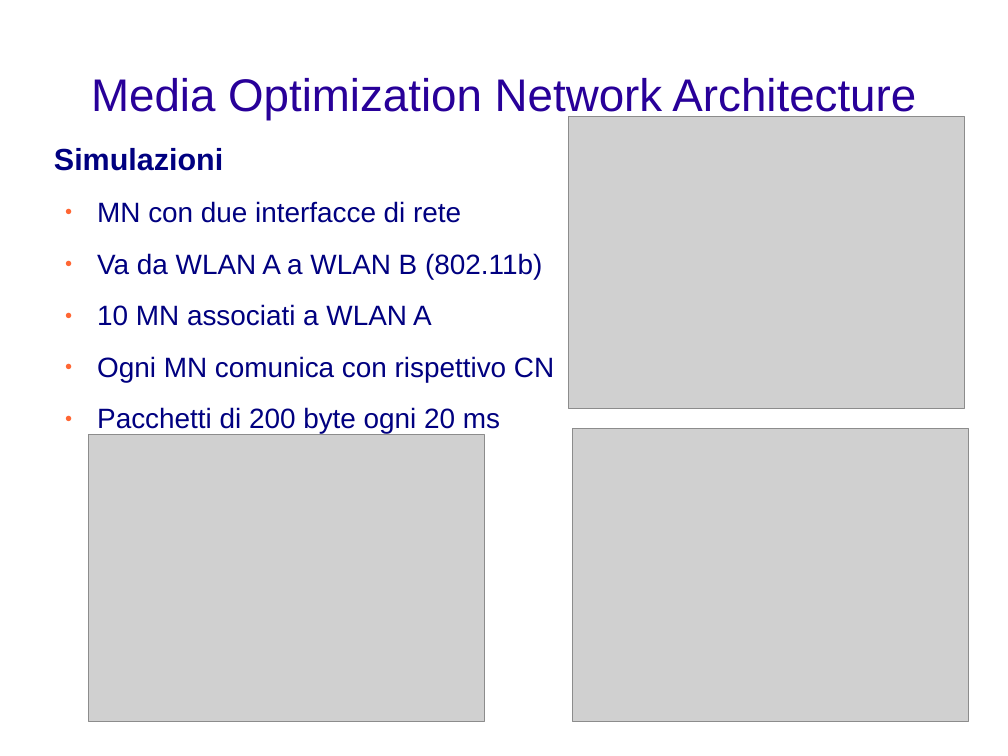
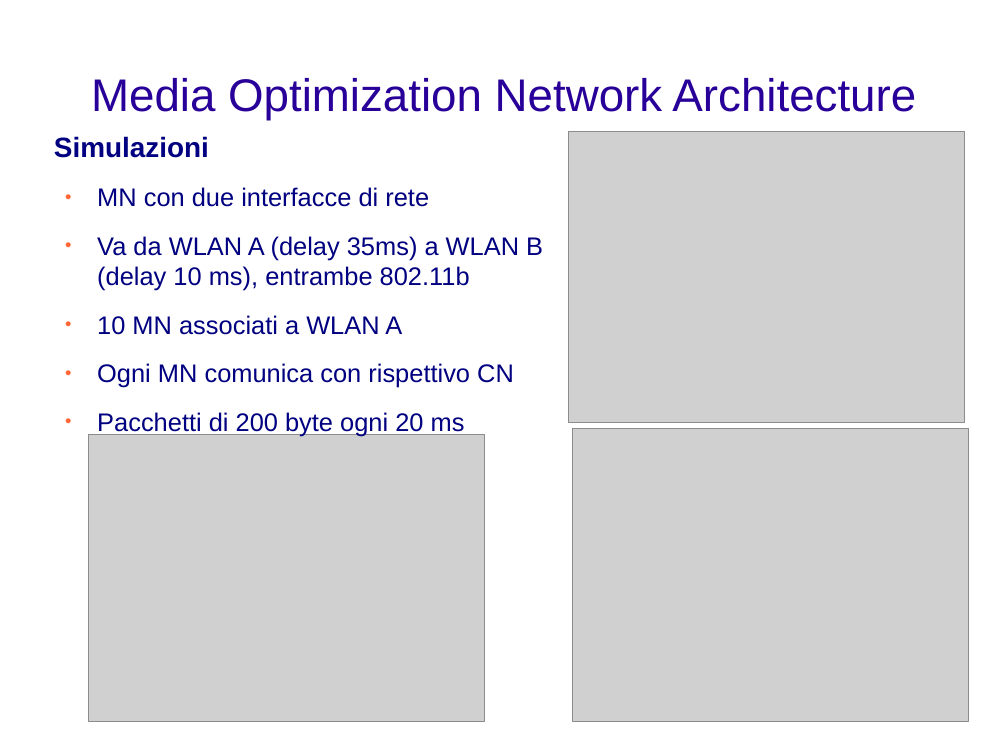
Before and after one commit to rjack/tesi-triennale, a slide deck: slide 7 of presentazione.odp. Drawn at 1008x756 pixels with LibreOffice and Linux fonts; fonts in the diff are those of the drawing; grey boxes stand for pictures; background and template pictures are left out. Boxes give left, top, right and bottom in pixels: in the first picture for what was removed or moved away, otherwise in the second. Text is boxed around its words. In the diff, an @@ line names an element or a change of style, - is before the commit and + after.

Commit message:
Fix slide simulazione MONA

```diff
--- a/presentazione.odp
+++ b/presentazione.odp
@@ text at (54,136,514,436): size 24 to 22 pt in "Simulazioni"; size 22 to 20 pt in "MN con due interfacce di rete", "10 MN associati a WLAN A", "Ogni MN comunica con rispettivo CN", "Pacchetti di 200 byte ogni 20 ms" @@
@@ text "Simulazioni": place and size @@
-text "Simulazioni" at (54,148,554,434)
+text "Simulazioni" at (54,136,543,436)
@@ picture: place and size @@
-picture at (569,117,965,409)
+picture at (569,131,965,423)
@@ text at (97,236,543,291): text changed; size 22 to 20 pt @@
-● Va da WLAN A a WLAN B (802.11b)
+● Va da WLAN A (delay 35ms) a WLAN B (delay 10 ms), entrambe 802.11b
```
